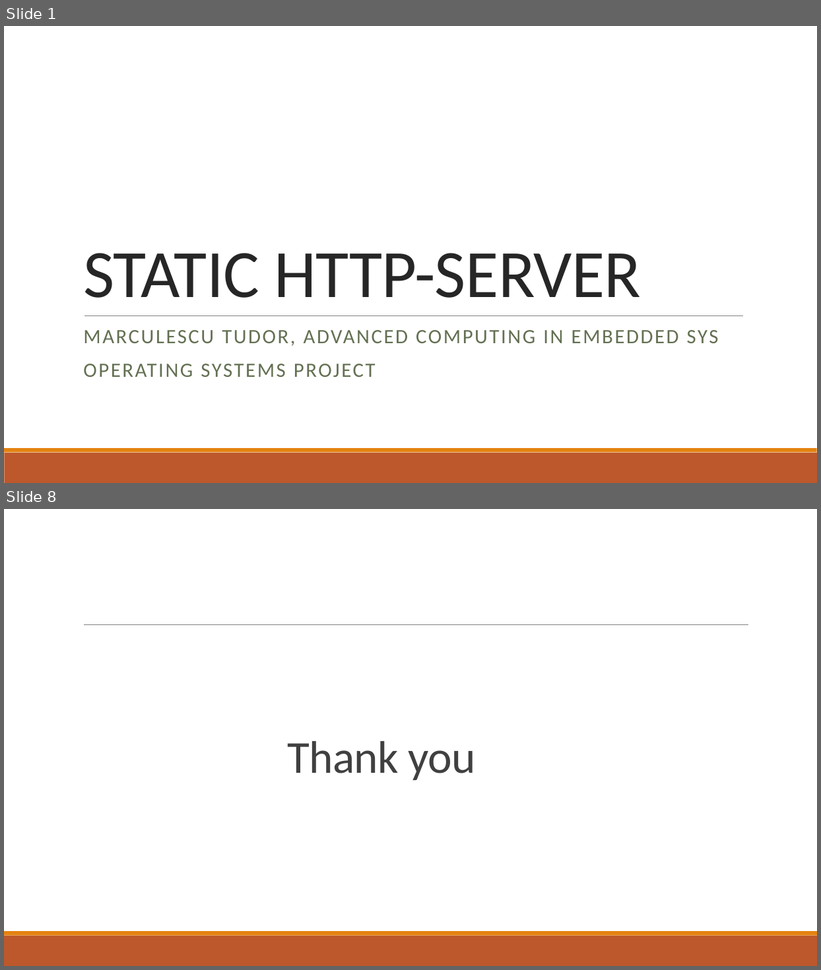
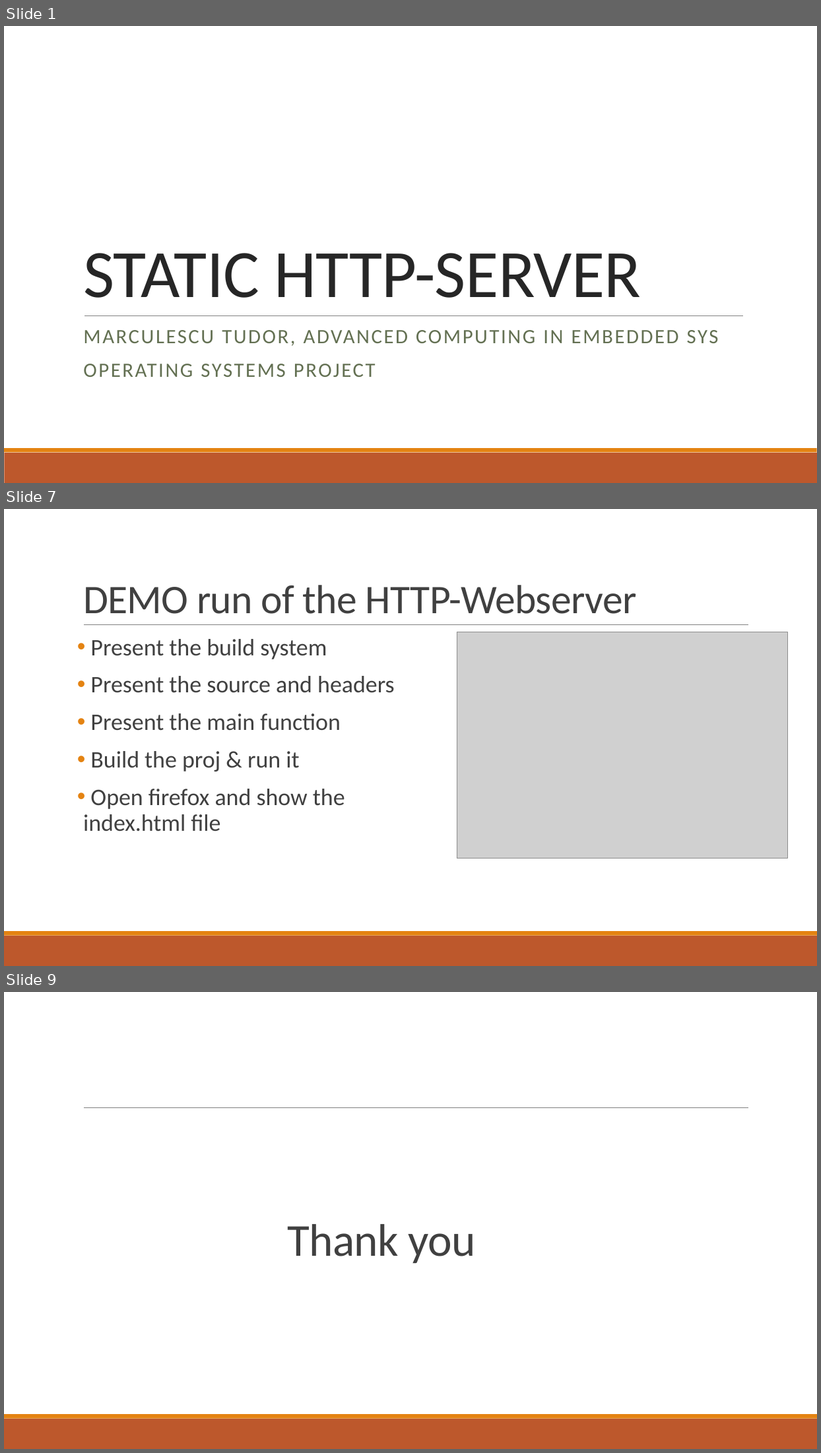
Before and after one commit to marcutudor79/http-server-static, a slide deck: docs/presentation.pptx. Shown one above the other, each under a label of ours: slides 1 and 8 before the commit, slides 1, 7 and 9 after it; the slides between them are not shown. The pictures are 821x970 and 821x1453 pixels, drawn with LibreOffice and Linux fonts; fonts in the diff are those of the drawing; grey boxes stand for pictures. Boxes give left, top, right and bottom in pixels: in the first picture for what was removed or moved away, otherwise in the second. Text is boxed around its words. In the diff, an @@ line names an element or a change of style, - is before the commit and + after.

```diff
--- a/docs/presentation.pptx
+++ b/docs/presentation.pptx
@@ slide 7 added at [4,509,817,966], background #FFFFFF; not listed: 3 template elements that a slide beside it also shows @@
@@ title added at [83,585,637,614], 48 pt, text #404040 @@
+DEMO run of the HTTP-Webserver
@@ text added at [83,639,395,832], 28 pt, text #404040 @@
+• Present the build system
+• Present the source and headers
+• Present the main function
+• Build the proj & run it
+• Open firefox and show the index.html file
@@ picture added at [457,632,788,859] @@
@@ what was slide 8 is now slide 9 @@
```
Also in this commit, not shown: 5 slides changed, 1 other slide added, 1 slide removed, 1 other file.
